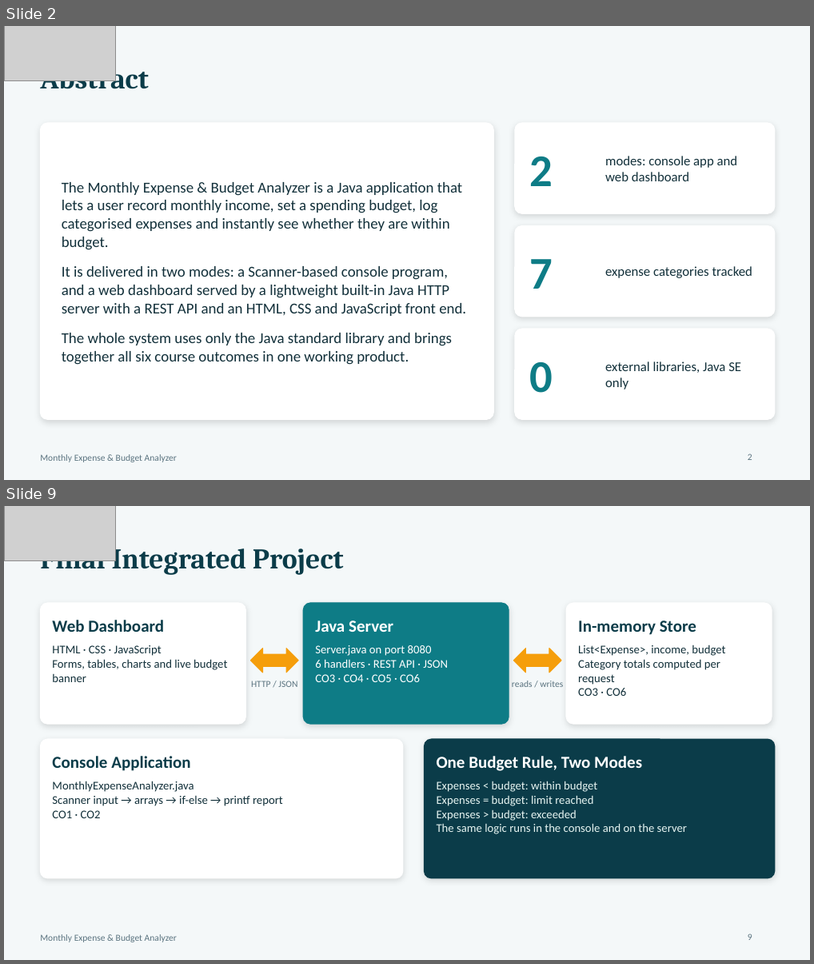
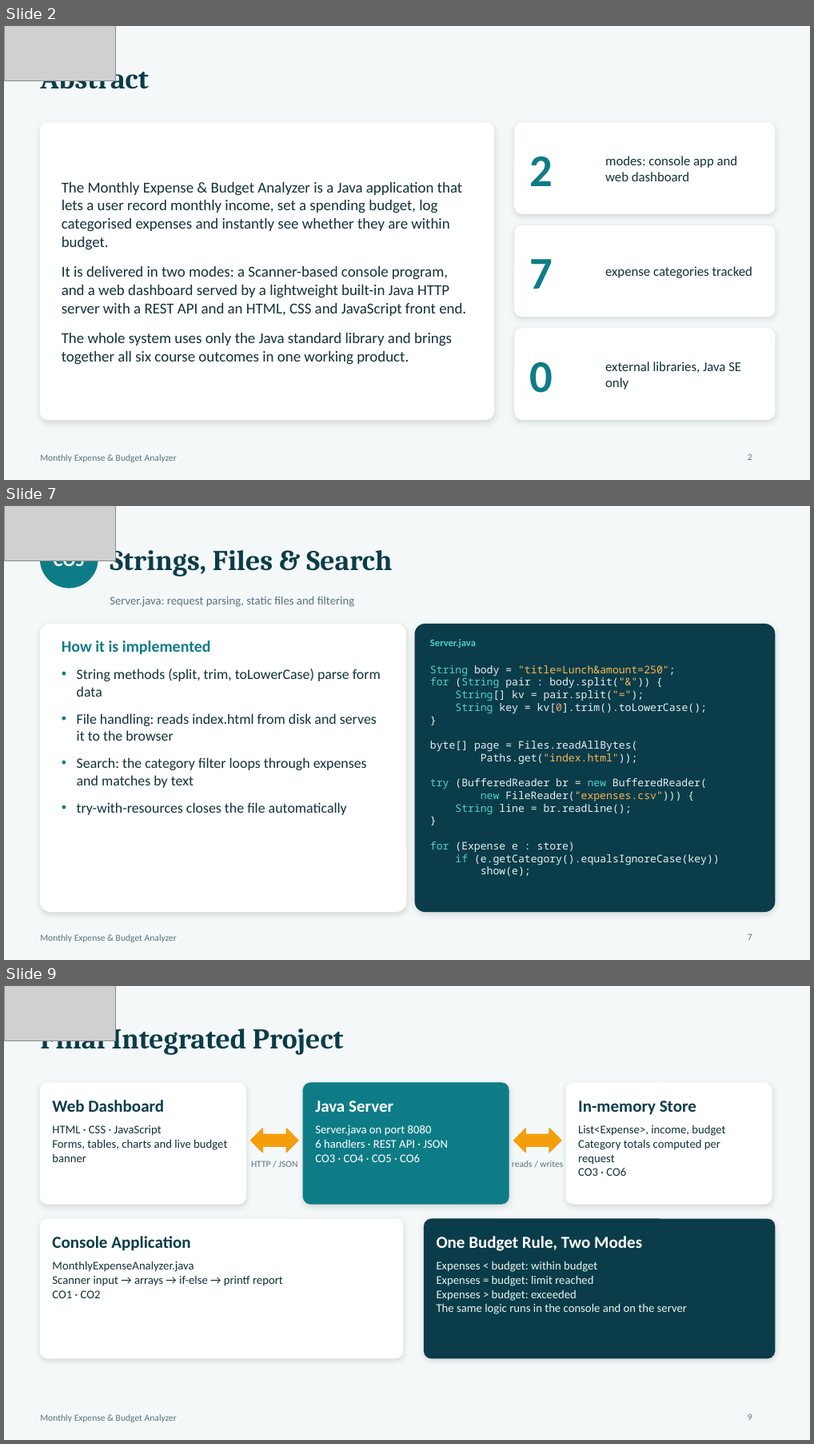
Before and after one commit to bheemavarapuSandeep/Monthly-Expensive---Budget-Analyzer, a slide deck: Expense_Analyzer_Project_Ppt.pptx. Shown one above the other, each under a label of ours: slides 2 and 9 before the commit, slides 2, 7 and 9 after it; the slides between them are not shown. The pictures are 814x964 and 814x1444 pixels, drawn with LibreOffice and Linux fonts; fonts in the diff are those of the drawing; grey boxes stand for pictures. Boxes give left, top, right and bottom in pixels: in the first picture for what was removed or moved away, otherwise in the second. Text is boxed around its words. In the diff, an @@ line names an element or a change of style, - is before the commit and + after.

```diff
--- a/Expense_Analyzer_Project_Ppt.pptx
+++ b/Expense_Analyzer_Project_Ppt.pptx
@@ slide 7 added at (4, 506, 810, 960), background #F4F8F9; not listed: 1 template element that a slide beside it also shows @@
@@ picture added at (4, 506, 115, 561) @@
@@ ellipse added at (40, 530, 98, 588), fill #0E7C86, outline #0E7C86 1 pt @@
@@ title added at (110, 544, 392, 576), 34 pt, text #0B3C49, bold @@
+Strings, Files & Search
@@ text added at (54, 560, 85, 571), 22 pt, text #FFFFFF, bold @@
+CO5
@@ text added at (110, 596, 354, 607), 14 pt, text #5B7480 @@
+Server.java: request parsing, static files and filtering
@@ rounded rectangle added at (40, 624, 406, 912), fill #FFFFFF, outline #FFFFFF 1 pt @@
@@ rounded rectangle added at (415, 624, 775, 912), fill #0B3C49, outline #0B3C49 1 pt @@
@@ text added at (62, 640, 381, 815), 17 pt, text #12303A @@
+How it is implemented
+• String methods (split, trim, toLowerCase) parse form data
+• File handling: reads index.html from disk and serves it to the browser
+• Search: the category filter loops through expenses and matches by text
+• try-with-resources closes the file automatically
@@ text added at (430, 639, 476, 648), 12 pt, text #4FD1C5, bold @@
+Server.java
@@ text added at (430, 665, 720, 876), 12.5 pt, text #E6F1F3 @@
+String body = "title=Lunch&amount=250";
+for (String pair : body.split("&")) {
+String[] kv = pair.split("=");
+String key = kv[0].trim().toLowerCase();
+}
+byte[] page = Files.readAllBytes(
+Paths.get("index.html"));
+try (BufferedReader br = new BufferedReader(
+new FileReader("expenses.csv"))) {
+String line = br.readLine();
+}
+for (Expense e : store)
+if (e.getCategory().equalsIgnoreCase(key))
+show(e);
@@ page number added at (748, 933, 753, 940), 11 pt, text #5B7480 @@
+7
```
Also in this commit, not shown: 5 other slides added, 6 slides removed.
